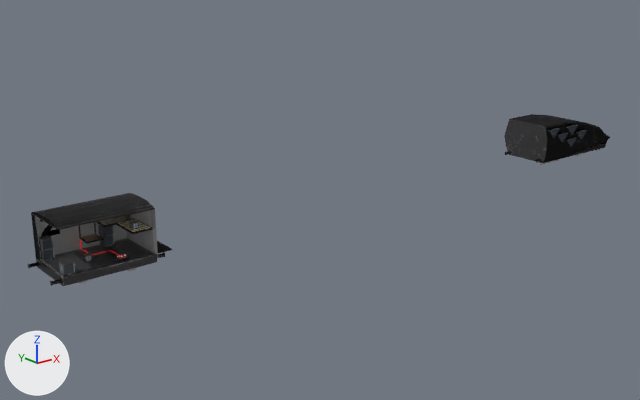
The OBJ model res/models/Levels/2/level2.obj, before and after one commit.
One viewpoint serves both versions: a 50 mm lens placed at (-18.4, -87.6, 35.5), pointed at (55.6, 4.8, -1.5). Arrows for +X, +Y and +Z are at lower left; the lights stay in place. Where no turn or scale is listed for an object, it has been applied to the vertices.

Names of what the first picture shows: 'Cube', 'F_floor_1.008', 'R_roof_1.009', 'W_back_wall_1.009', 'X_Przejscie2.001'.
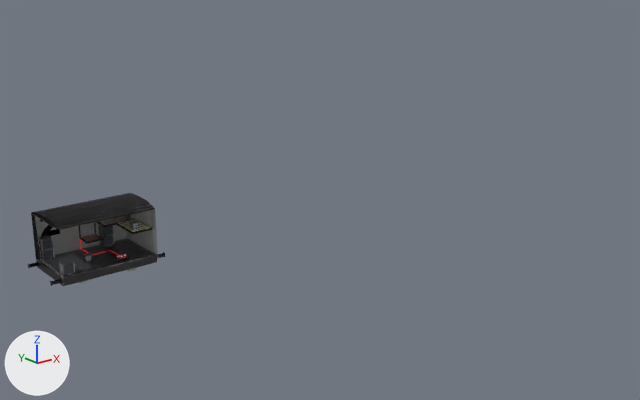
Boxes [x1, y1, x2, y2] around the edits, measured in the pictures (640 x 400 px):
'Cube', deleted
    before: [504, 114, 610, 165]
    faces in mat_floormaterial_004: [504, 114, 610, 165]
    faces in mat_decoboxmaterial_005: [548, 125, 587, 147]
'X_Przejscie2.001', deleted
    before: [157, 241, 172, 253]

What changed in the scene script:
```text
Remove ob_cube:
    ob_cube = bpy.data.objects.new('Cube', me_cube)
    ob_cube.location = (0.0, 0.0, 0.0)
Remove ob_x_przejscie2_001:
    ob_x_przejscie2_001 = bpy.data.objects.new('X_Przejscie2.001', me_x_przejscie2_001)
    ob_x_przejscie2_001.location = (0.0, 0.0, 0.0)
```
